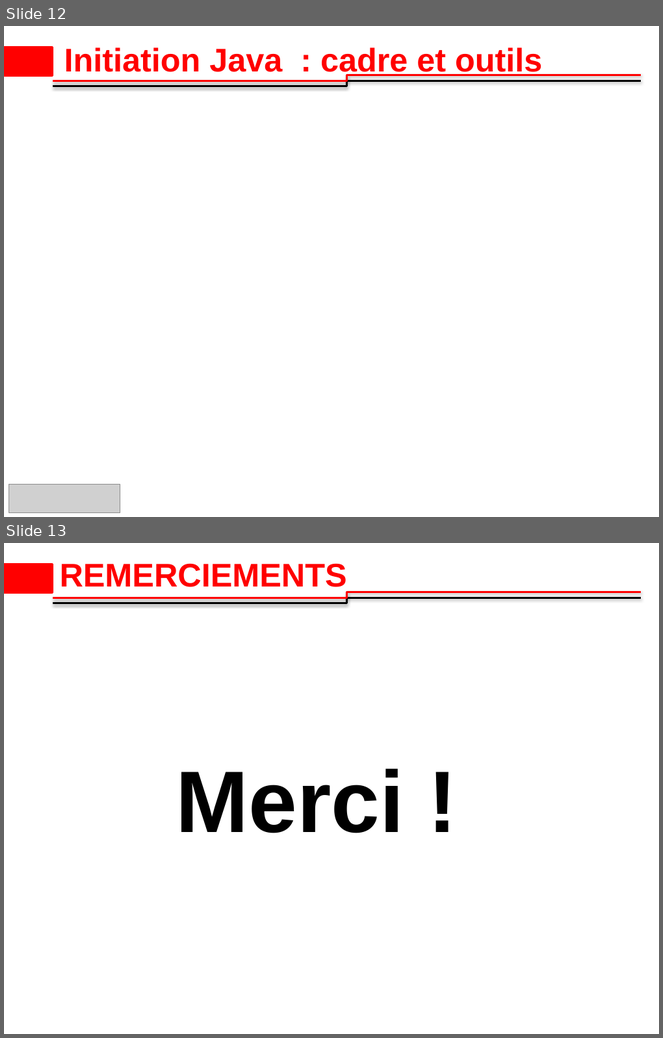
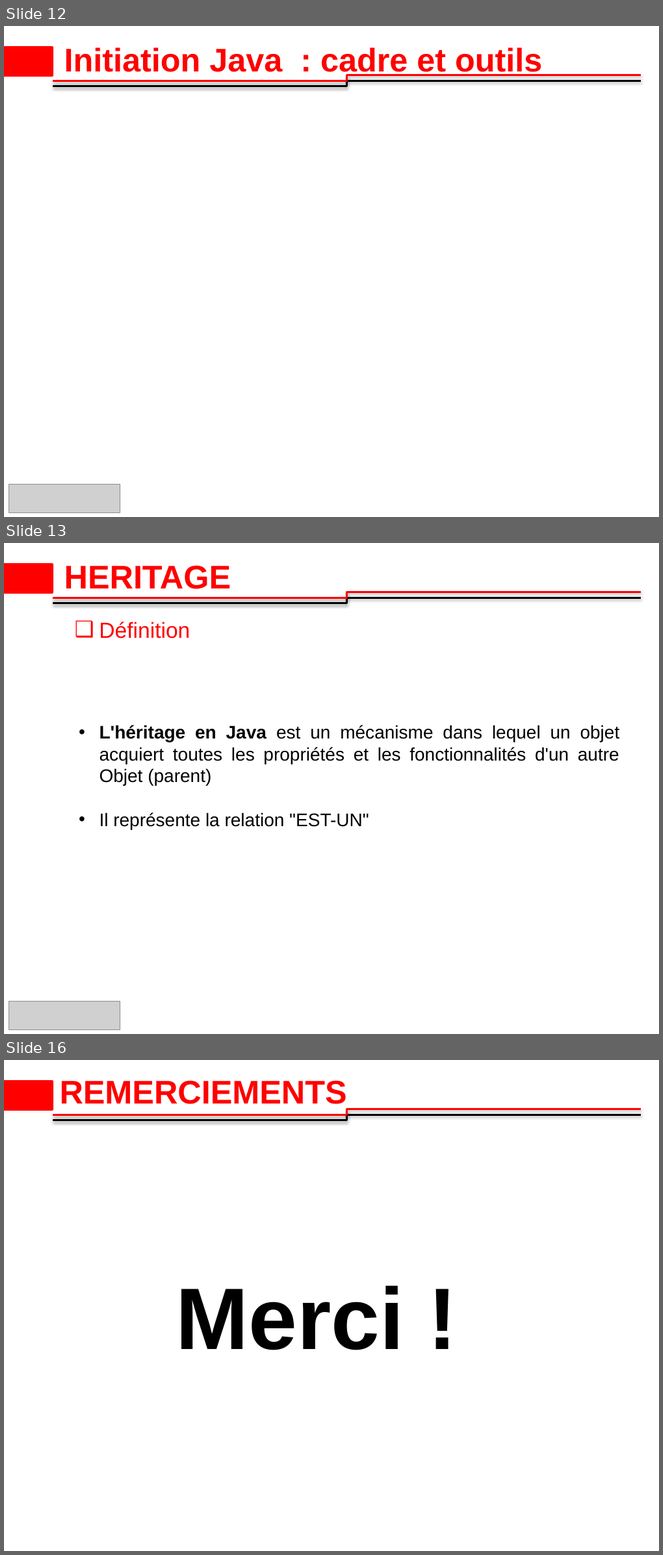
Before and after one commit to 2losky/Poo_Java, a slide deck: java-oop latest.pptx. Shown one above the other, each under a label of ours: slides 12 and 13 before the commit, slides 12, 13 and 16 after it; the slides between them are not shown. The pictures are 663x1038 and 663x1555 pixels, drawn with LibreOffice and Linux fonts; fonts in the diff are those of the drawing; grey boxes stand for pictures; background and template pictures are left out. Boxes give left, top, right and bottom in pixels: in the first picture for what was removed or moved away, otherwise in the second. Text is boxed around its words. In the diff, an @@ line names an element or a change of style, - is before the commit and + after.

```diff
--- a/java-oop latest.pptx
+++ b/java-oop latest.pptx
@@ slide 13 added at [4, 543, 659, 1034], background #FFFFFF; not listed: 3 template elements that a slide beside it also shows @@
@@ title added at [64, 565, 231, 589], 36 pt, text #FF0000, bold @@
+HERITAGE
@@ text added at [99, 622, 190, 639], 24 pt, text #FF0000 @@
+❑ Définition
@@ text added at [100, 725, 620, 830], 20 pt, text #000000 @@
+• L'héritage en Java est un mécanisme dans lequel un objet acquiert toutes les propriétés et les fonctionnalités d'un autre Objet (parent)
+• Il représente la relation "EST-UN"
@@ picture added at [9, 1002, 120, 1030] @@
@@ what was slide 13 is now slide 16 @@
```
Also in this commit, not shown: 2 other slides added.
